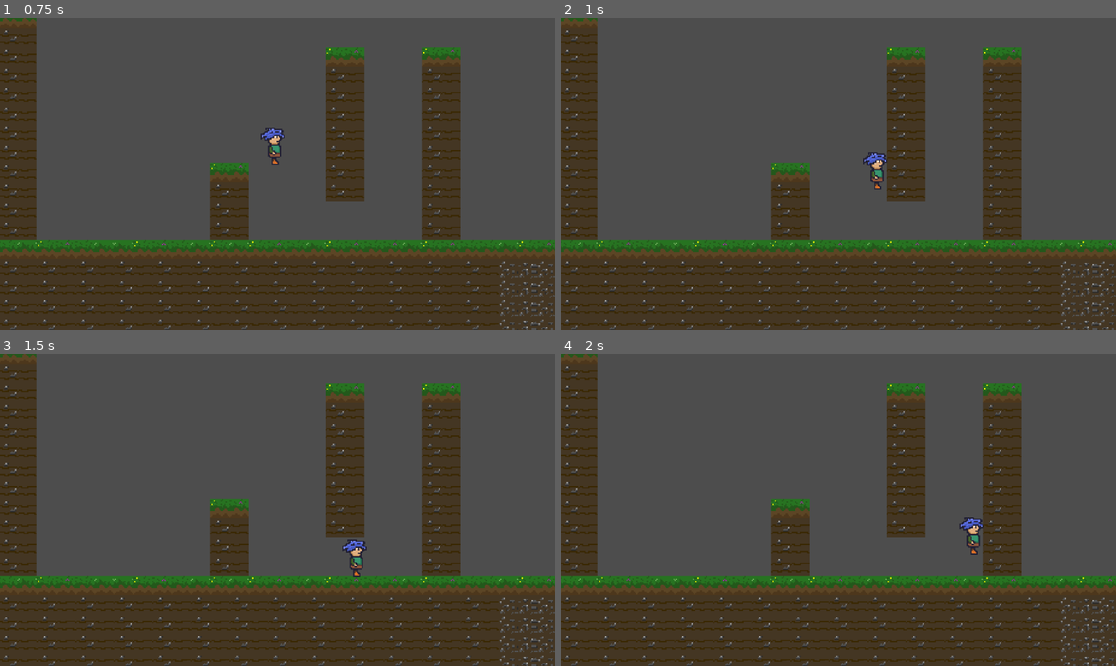
Above: before the commit, frames 1-4 (two rows, left to right).
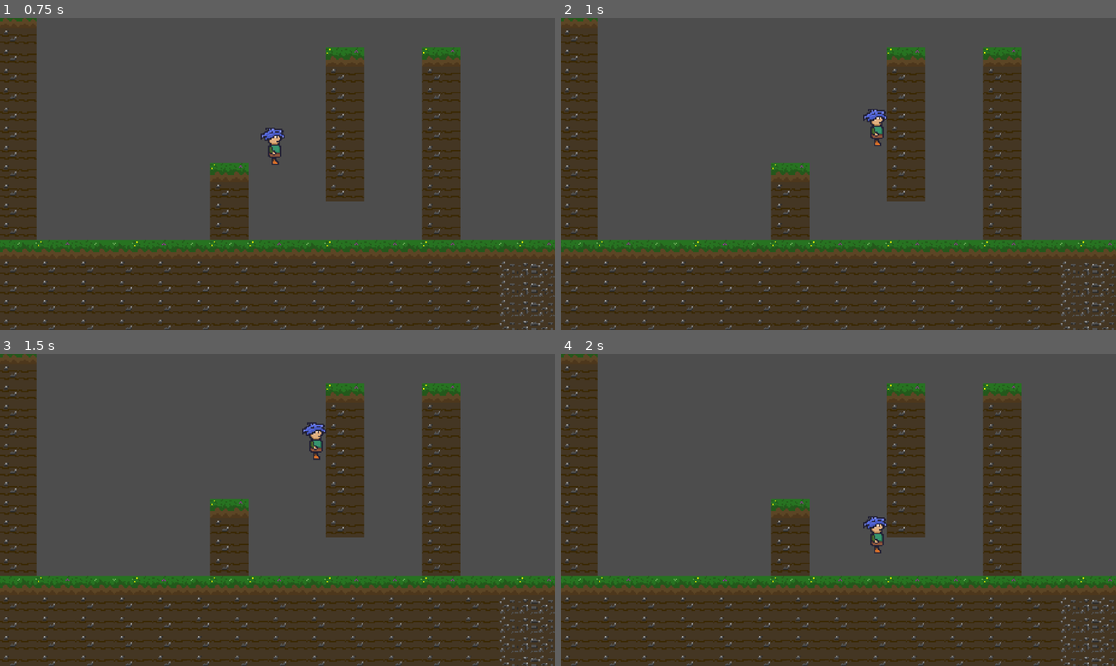
Above: after the commit, the same moments.

Repository: Gordon-Neb/Reventure
Game: Godot game, scene res://scenes/starting_area.tscn
The game is run twice, just before and just after one commit, with the same random seed, the same clock (stepped at 60 frames per second) and the same inputs.
Inputs:
- Up to frame 1 (0.75 s): tap Enter at 0.5 s; hold Right (Right) from 0.53 s (still down); hold Shift (Sprint) from 0.53 s (still down)
- Up to frame 2 (1 s): keep holding Right (Right); keep holding Shift (Sprint); tap Space (Jump) at 0.77, 0.8 s
- Up to frame 3 (1.5 s): keep holding Right (Right); tap Space (Jump) at 1.07, 1.35 s; release Shift (Sprint) at 1.28 s
- Up to frame 4 (2 s): keep holding Right (Right); tap Space (Jump) at 1.52, 1.82 s; tap Shift (Sprint) at 1.55 s

Frame 1 is identical in both runs. In frame 2, 0.6% of the frame differs, in the area x 54-59%, y 29-56%; in frame 3, 0.6%; in frame 4, 0.6%.

Commit message:
Double Jump added to state Machine

Diff:
--- a/Player_Stat_Data.tres
+++ b/Player_Stat_Data.tres
@@ -1,4 +1,4 @@
-[gd_resource type="Resource" load_steps=2 format=3]
+[gd_resource type="Resource" load_steps=2 format=3 uid="uid://bufc8v6qfteg"]
 
 [ext_resource type="Script" path="res://scripts/player_stat_data.gd" id="1_apl5l"]
 
@@ -6,9 +6,10 @@
 script = ExtResource("1_apl5l")
 JUMP_FORCE = -210
 JUMP_RELEASE_FORCE = -70
-DOUBLE_JUMPS = 1
+DOUBLE_JUMPS = 2
 WALL_JUMPS = 1
-MAX_SPEED = 150
+WALK_SPEED = 100
+RUN_SPEED = 200
 ACCELERATION = 12
 FRICTION = 10
 GRAVITY = 5
--- a/scripts/player_stat_data.gd
+++ b/scripts/player_stat_data.gd
@@ -1,9 +1,9 @@
 extends Resource
 class_name Player_Stat_Data
-
+#Change test values in editor to take effect and later for perma in the code
 @export var JUMP_FORCE = -210
 @export var JUMP_RELEASE_FORCE = -70
-@export var DOUBLE_JUMPS = 5
+@export var DOUBLE_JUMPS = 2
 @export var WALL_JUMPS = 1
 @export var WALK_SPEED = 100
 @export var RUN_SPEED = 200
--- a/scripts/player_states/states/fall.gd
+++ b/scripts/player_states/states/fall.gd
@@ -5,6 +5,13 @@
 
 
 func physics_process(_delta: float) -> BaseState:
+
+	#if player.is_on_wall():
+		#return slide_node
+	if Input.is_action_just_pressed("Jump") and playerStats.DOUBLE_JUMPS > 0:
+		playerStats.DOUBLE_JUMPS-=1
+		return jump_node
+
 	var move = 0
 	if Input.is_action_pressed("Left"):
 		move = -1
@@ -24,6 +31,7 @@
 	player.velocity = player.velocity
 
 	if player.is_on_floor():
+		playerStats.DOUBLE_JUMPS = 2 #Maybe there's a better way for doing this in jump logic
 		if move != 0:
 			if Input.is_action_pressed("Sprint"):
 				return run_node
--- a/scripts/player_states/states/jump.gd
+++ b/scripts/player_states/states/jump.gd
@@ -1,6 +1,4 @@
 extends BaseState
-
-var jumpsLeft = playerStats.DOUBLE_JUMPS
 
 func enter() -> void:
 	# This calls the base class enter function, which is necessary here
@@ -10,7 +8,7 @@
 
 
 func physics_process(_delta: float) -> BaseState:
-	print(playerStats.DOUBLE_JUMPS)
+	#print(playerStats.DOUBLE_JUMPS)
 	var move = 0
 	if Input.is_action_pressed("Left"):
 		move = -1
@@ -27,11 +25,12 @@
 	if Input.is_action_just_released("Jump") and player.velocity.y < playerStats.JUMP_RELEASE_FORCE:
 		player.velocity.y = playerStats.JUMP_RELEASE_FORCE
 
-	#if Input.is_action_just_pressed("Jump") and
-	if jumpsLeft > 0:
+	if Input.is_action_just_pressed("Jump") and playerStats.DOUBLE_JUMPS > 0:
+		playerStats.DOUBLE_JUMPS -=1
 		print("Jumpi dumpi")
 		player.velocity.y = playerStats.JUMP_FORCE
-		jumpsLeft-=1
+
+
 	player.velocity.y += playerStats.GRAVITY
 	player.set_velocity(player.velocity)
 	player.set_up_direction(Vector2.UP)
@@ -41,11 +40,12 @@
 	if player.velocity.y > 0:
 		return fall_node
 
-	if player.is_on_floor():
-		jumpsLeft = playerStats.DOUBLE_JUMPS
-		if move != 0:
-			if Input.is_action_pressed("Sprint"):
-				return run_node
-			return walk_node
-		return idle_node
+#	if player.is_on_floor():
+#		jumpsLeft =
+#		print(jumpsLeft)
+#		if move != 0:
+#			if Input.is_action_pressed("Sprint"):
+#				return run_node
+#			return walk_node
+#		return idle_node
 	return null
Not shown: 1 places in scenes/player.tscn that only renumber resources
